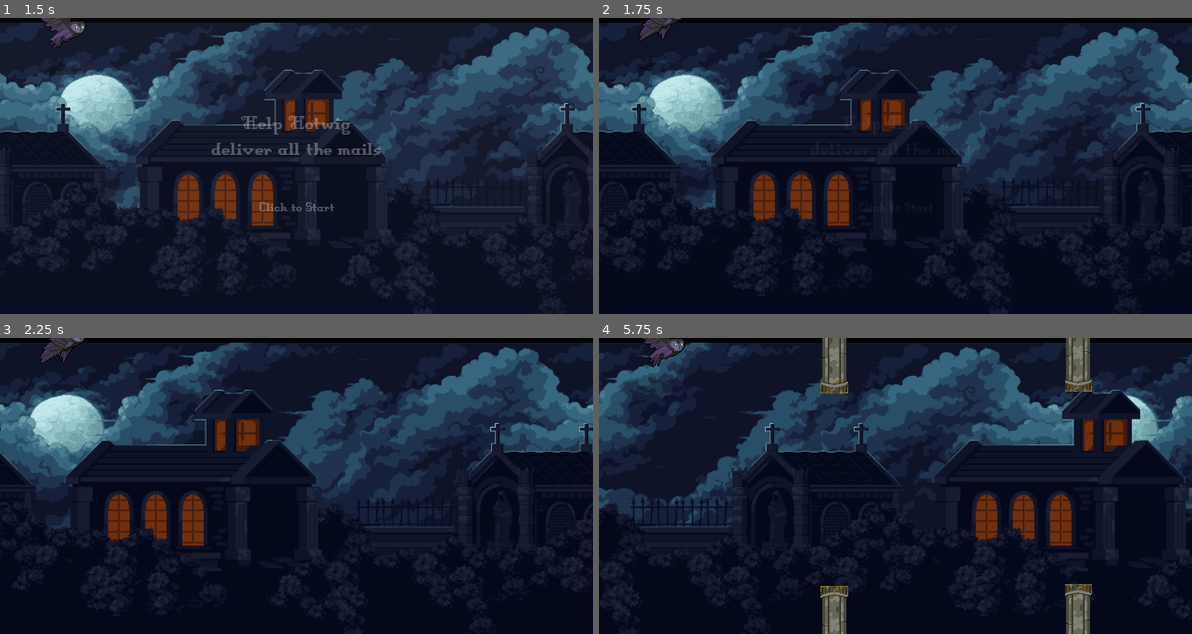
Above: before the commit, frames 1-4 (two rows, left to right).
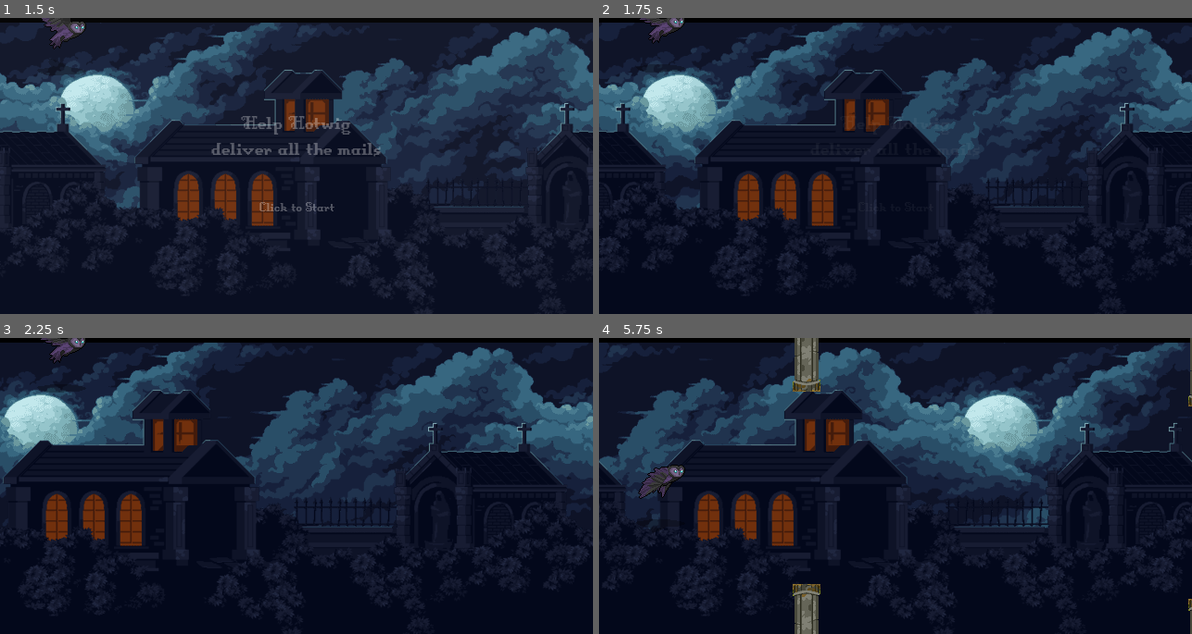
Above: after the commit, the same moments.

Repository: zuludin04/FlappyBird
Game: Godot game, scene res://flappy_world.tscn
The game is run twice, just before and just after one commit, with the same random seed, the same clock (stepped at 60 frames per second) and the same inputs.
Inputs (mouse positions are in pixels of both pictures, inside the frame that each line leads up to):
- Up to frame 1 (1.5 s): tap Enter at 0.5, 1.25 s; move the mouse to (426, 151) at 0.52 s; hold Right mouse button (speed, bound only after the commit) 0.53-1.28 s; click (426, 151) at 0.77 s; click (426, 151) at 0.8 s; click (426, 151) at 1.07 s; move the mouse to (177, 180) at 1.27 s; click (177, 180) at 1.35 s
- Up to frame 2 (1.75 s): click (776, 180) at 1.52 s; right-click (776, 180) at 1.55 s
- Up to frame 3 (2.25 s): click (177, 500) at 1.82 s; move the mouse to (355, 420) at 2.02 s; hold Right mouse button (speed, bound only after the commit) from 2.03 s (still down)
- Up to frame 4 (5.75 s): click (954, 420) at 2.3 s; move the mouse to (865, 545) at 2.77 s; release Right mouse button (speed, bound only after the commit) at 2.78 s; right-click (865, 545) at 2.85 s; click (865, 545) at 3.02 s; click (865, 545) at 3.32 s; move the mouse to (1073, 530) at 3.52 s; press the mouse at (1073, 530) at 3.53 s; move the mouse to (717, 441) at 4.27 s; release the mouse at (717, 441) at 4.28 s; right-click (717, 441) at 4.35 s; click (717, 441) at 4.52 s; click (717, 441) at 4.82 s; move the mouse to (925, 486) at 5.02 s; hold Right mouse button (speed, bound only after the commit) from 5.03 s (still down); click (925, 486) at 5.3 s

Frame 1 is identical in both runs. In frame 2, 14% of the frame differs, in the area x 0-100%, y 0-95%; in frame 3, 26%; in frame 4, 38%, in the area x 0-100%, y 0-100%.

Commit message:
add bird speed state and show mail in some pillars

Diff:
--- a/bird/bird.tscn
+++ b/bird/bird.tscn
@@ -6,6 +6,7 @@
 [ext_resource type="Script" uid="uid://b0tw7768dgc65" path="res://bird/state/idle.gd" id="4_rjgom"]
 [ext_resource type="Script" uid="uid://q5rv0kgsmv4c" path="res://bird/state/flap.gd" id="5_rjgom"]
 [ext_resource type="Script" uid="uid://behobex8qrf4e" path="res://bird/state/dead.gd" id="6_gyfb1"]
+[ext_resource type="Script" uid="uid://cs3brld6l3cwy" path="res://bird/state/speed.gd" id="7_jwrbr"]
 
 [sub_resource type="Animation" id="Animation_ot1l3"]
 length = 0.001
@@ -163,3 +164,11 @@
 
 [node name="Dead" type="Node" parent="StateMachine"]
 script = ExtResource("6_gyfb1")
+
+[node name="Speed" type="Node" parent="StateMachine"]
+script = ExtResource("7_jwrbr")
+
+[node name="Timer" type="Timer" parent="StateMachine/Speed"]
+one_shot = true
+
+[connection signal="timeout" from="StateMachine/Speed/Timer" to="StateMachine/Speed" method="_on_timer_timeout"]
--- a/bird/state/flap.gd
+++ b/bird/state/flap.gd
@@ -6,7 +6,7 @@
 func enter() -> void:
 	animation_player = owner.get_node(^"AnimationPlayer")
 	animation_player.play("flap")
-	Events.bird_died.connect(_on_bird_died)
+	Events.bird_died.connect(func(): transitioned.emit(self, "dead"))
 
 func process_physics(delta: float) -> void:
 	owner.velocity.x = 200
@@ -16,6 +16,5 @@
 func input_handler(event: InputEvent) -> void:
 	if event.is_action_pressed("flap"):
 		owner.velocity.y = -230.0
-
-func _on_bird_died() -> void:
-	transitioned.emit(self, "dead")
+	if event.is_action_pressed("speed"):
+		transitioned.emit(self, "speed")
--- /dev/null
+++ b/bird/state/speed.gd
@@ -0,0 +1,15 @@
+class_name Speed extends State
+
+var animation_player: AnimationPlayer
+
+func enter() -> void:
+	$Timer.start()
+	animation_player = owner.get_node(^"AnimationPlayer")
+	animation_player.play("idle")
+
+func process_physics(delta: float) -> void:
+	owner.velocity.x = 400
+	owner.velocity.y = 0
+
+func _on_timer_timeout() -> void:
+	transitioned.emit(self, "flap")
--- a/global/events.gd
+++ b/global/events.gd
@@ -5,3 +5,4 @@
 signal hide_startup
 signal track_score
 signal game_over
+signal mail_on_pillar
--- a/obstacle/obstacle.gd
+++ b/obstacle/obstacle.gd
@@ -1,5 +1,14 @@
-extends Node2D
+class_name Obstacle extends Node2D
 
-func _on_score_area_body_entered(body: Node2D) -> void:
+@onready var mail: Node2D = $Mail
+
+var show_mail: bool
+
+func _ready() -> void:
+	mail.visible = show_mail
+
+func _on_area_2d_body_entered(body: Node2D) -> void:
 	if body is Bird:
-		Events.track_score.emit()
+		if mail.visible:
+			Events.track_score.emit()
+		mail.visible = false
--- a/obstacle/obstacle.tscn
+++ b/obstacle/obstacle.tscn
@@ -1,10 +1,49 @@
-[gd_scene load_steps=4 format=3 uid="uid://cjohvvl0p85g8"]
+[gd_scene load_steps=8 format=3 uid="uid://cjohvvl0p85g8"]
 
 [ext_resource type="Script" uid="uid://duielc1ne2uks" path="res://obstacle/obstacle.gd" id="1_qlgnj"]
 [ext_resource type="PackedScene" uid="uid://cecdyvppsa6kr" path="res://obstacle/pillar.tscn" id="2_qlgnj"]
+[ext_resource type="Texture2D" uid="uid://dse65rygvg4lb" path="res://obstacle/mail.png" id="3_phb0t"]
 
-[sub_resource type="RectangleShape2D" id="RectangleShape2D_qlgnj"]
-size = Vector2(10, 198)
+[sub_resource type="RectangleShape2D" id="RectangleShape2D_cq121"]
+size = Vector2(24, 17)
+
+[sub_resource type="Animation" id="Animation_rwiqx"]
+resource_name = "idle"
+length = 1.5
+loop_mode = 1
+tracks/0/type = "value"
+tracks/0/imported = false
+tracks/0/enabled = true
+tracks/0/path = NodePath("Sprite2D:position")
+tracks/0/interp = 1
+tracks/0/loop_wrap = true
+tracks/0/keys = {
+"times": PackedFloat32Array(0, 0.5, 1),
+"transitions": PackedFloat32Array(1, 1, 1),
+"update": 0,
+"values": [Vector2(0, 0), Vector2(0, -1.735), Vector2(0, 1.34)]
+}
+
+[sub_resource type="Animation" id="Animation_5l5qr"]
+length = 0.001
+tracks/0/type = "value"
+tracks/0/imported = false
+tracks/0/enabled = true
+tracks/0/path = NodePath("Sprite2D:position")
+tracks/0/interp = 1
+tracks/0/loop_wrap = true
+tracks/0/keys = {
+"times": PackedFloat32Array(0),
+"transitions": PackedFloat32Array(1),
+"update": 0,
+"values": [Vector2(0, 0)]
+}
+
+[sub_resource type="AnimationLibrary" id="AnimationLibrary_qpx4a"]
+_data = {
+&"RESET": SubResource("Animation_5l5qr"),
+&"idle": SubResource("Animation_rwiqx")
+}
 
 [node name="Obstacle" type="Node2D"]
 script = ExtResource("1_qlgnj")
@@ -15,10 +54,24 @@
 [node name="BottomPillar" parent="." instance=ExtResource("2_qlgnj")]
 position = Vector2(164, 317)
 
-[node name="ScoreArea" type="Area2D" parent="."]
-position = Vector2(163, 121)
+[node name="Mail" type="Node2D" parent="."]
+visible = false
+position = Vector2(163, 122)
 
-[node name="CollisionShape2D" type="CollisionShape2D" parent="ScoreArea"]
-shape = SubResource("RectangleShape2D_qlgnj")
+[node name="Sprite2D" type="Sprite2D" parent="Mail"]
+scale = Vector2(0.2, 0.2)
+texture = ExtResource("3_phb0t")
 
-[connection signal="body_entered" from="ScoreArea" to="." method="_on_score_area_body_entered"]
+[node name="Area2D" type="Area2D" parent="Mail"]
+
+[node name="CollisionShape2D" type="CollisionShape2D" parent="Mail/Area2D"]
+position = Vector2(0, 0.5)
+shape = SubResource("RectangleShape2D_cq121")
+
+[node name="AnimationPlayer" type="AnimationPlayer" parent="Mail"]
+libraries = {
+&"": SubResource("AnimationLibrary_qpx4a")
+}
+autoplay = "idle"
+
+[connection signal="body_entered" from="Mail/Area2D" to="." method="_on_area_2d_body_entered"]
--- a/obstacle/spawn_obstacle.gd
+++ b/obstacle/spawn_obstacle.gd
@@ -6,20 +6,24 @@
 var offset = 20
 var obstacle_scene = preload("res://obstacle/obstacle.tscn")
 
+var total_obstacle: int = 0
+
 func _ready() -> void:
 	Events.start_game.connect(_on_start_game)
 
 func _process(delta: float) -> void:
 	self.global_position.y = 60
 
-func spawn_obstacle() -> void:
+func spawn_obstacle(show_mail: bool) -> void:
 	var modified_offset = (randi() % offset) - (offset / 2)
-	var obstacle = obstacle_scene.instantiate() as Node2D
+	var obstacle: Obstacle = obstacle_scene.instantiate() as Node2D
+	obstacle.show_mail = show_mail
 	obstacle.global_position = Vector2(self.global_position.x + 500, self.global_position.y + modified_offset)
 	obstacles.add_child(obstacle)
 
 func _on_timer_timeout() -> void:
-	spawn_obstacle()
+	total_obstacle += 1
+	spawn_obstacle(total_obstacle % 4 == 0)
 
 func _on_start_game() -> void:
 	timer.start()
--- a/project.godot
+++ b/project.godot
@@ -32,6 +32,11 @@
 "events": [Object(InputEventMouseButton,"resource_local_to_scene":false,"resource_name":"","device":-1,"window_id":0,"a …(258 unchanged characters)…
 ]
 }
+speed={
+"deadzone": 0.2,
+"events": [Object(InputEventMouseButton,"resource_local_to_scene":false,"resource_name":"","device":-1,"window_id":0,"alt_pressed":false,"shift_pressed":false,"ctrl_pressed":false,"meta_pressed":false,"button_mask":2,"position":Vector2(174, 16),"global_position":Vector2(183, 64),"factor":1.0,"button_index":2,"canceled":false,"pressed":true,"double_click":false,"script":null)
+]
+}
 
 [rendering]
 
Not shown: 1 places in bird/bird.tscn that only renumber resources
Not shown, added: bird/state/speed.gd.uid
Binary file added: obstacle/mail.png
Not shown, added: obstacle/mail.png.import
